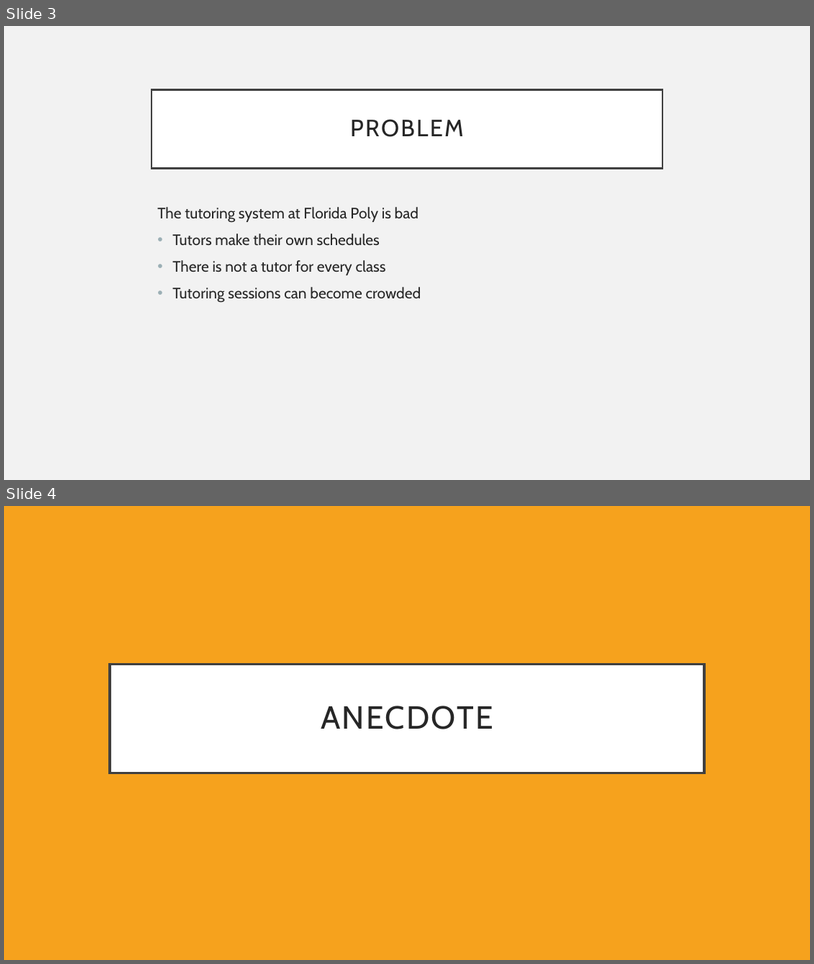
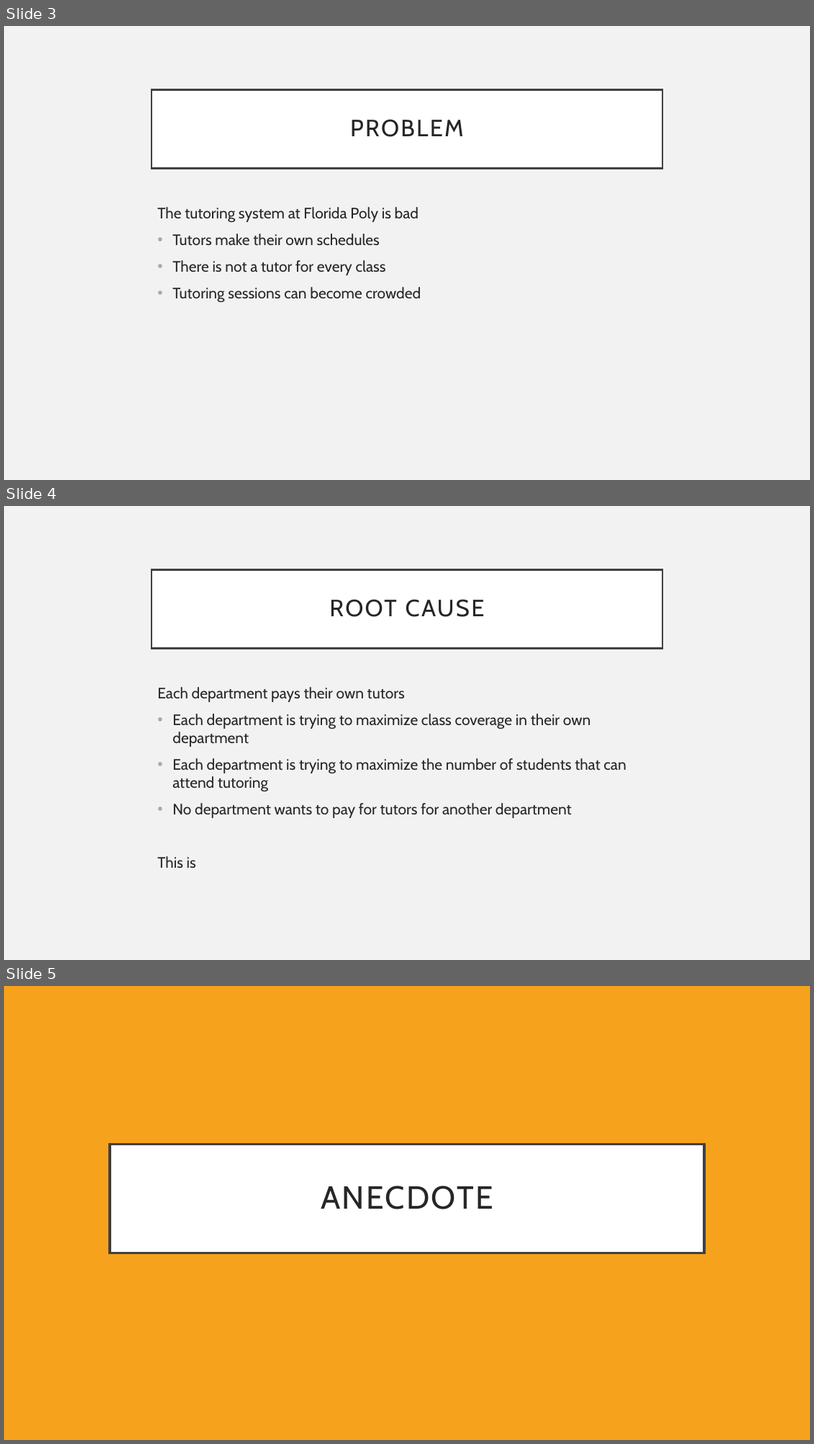
Before and after one commit to guslipkin/Fall2021, a slide deck: ECO 3930 ~ Contemporary Economics/Final Paper/FinalPaper.pptx. Shown one above the other, each under a label of ours: slides 3 and 4 before the commit, slides 3, 4 and 5 after it. The pictures are 814x964 and 814x1444 pixels, drawn with LibreOffice and Linux fonts; fonts in the diff are those of the drawing. Boxes give left, top, right and bottom in pixels: in the first picture for what was removed or moved away, otherwise in the second. Text is boxed around its words. In the diff, an @@ line names an element or a change of style, - is before the commit and + after.

```diff
--- a/ECO 3930 ~ Contemporary Economics/Final Paper/FinalPaper.pptx
+++ b/ECO 3930 ~ Contemporary Economics/Final Paper/FinalPaper.pptx
@@ slide 4 added at (4,506,810,960), background #F2F2F2 @@
@@ title added at (152,569,663,648), fill #FFFFFF, outline #404040 2.5 pt, 28 pt, text #262626 @@
+ROOT CAUSE
@@ text added at (157,687,626,867), 18 pt, text #262626 @@
+Each department pays their own tutors
+• Each department is trying to maximize class coverage in their own department
+• Each department is trying to maximize the number of students that can attend tutoring
+• No department wants to pay for tutors for another department
+This is
@@ what was slide 4 is now slide 5 @@
```
Also in this commit, not shown: 9 slides removed, 1 other file.
